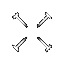
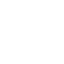
The second 64 x 64 image is a revision of the first. Changes to its layers:
renamed "Layer 1" to "Layer 2", painted on it over [12, 12, 52, 53]
removed layer "Layer 0" over [12, 12, 52, 53]